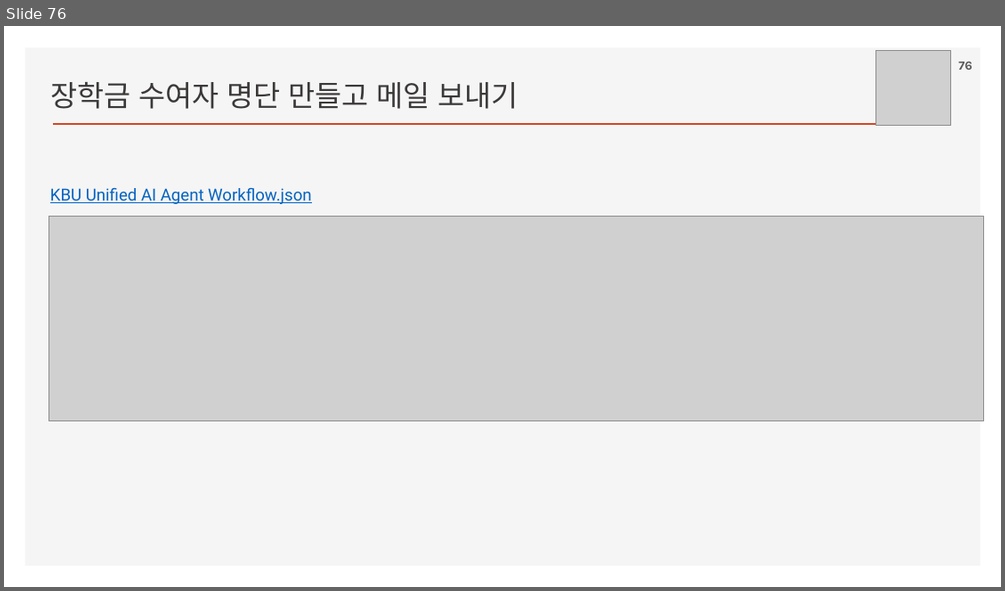
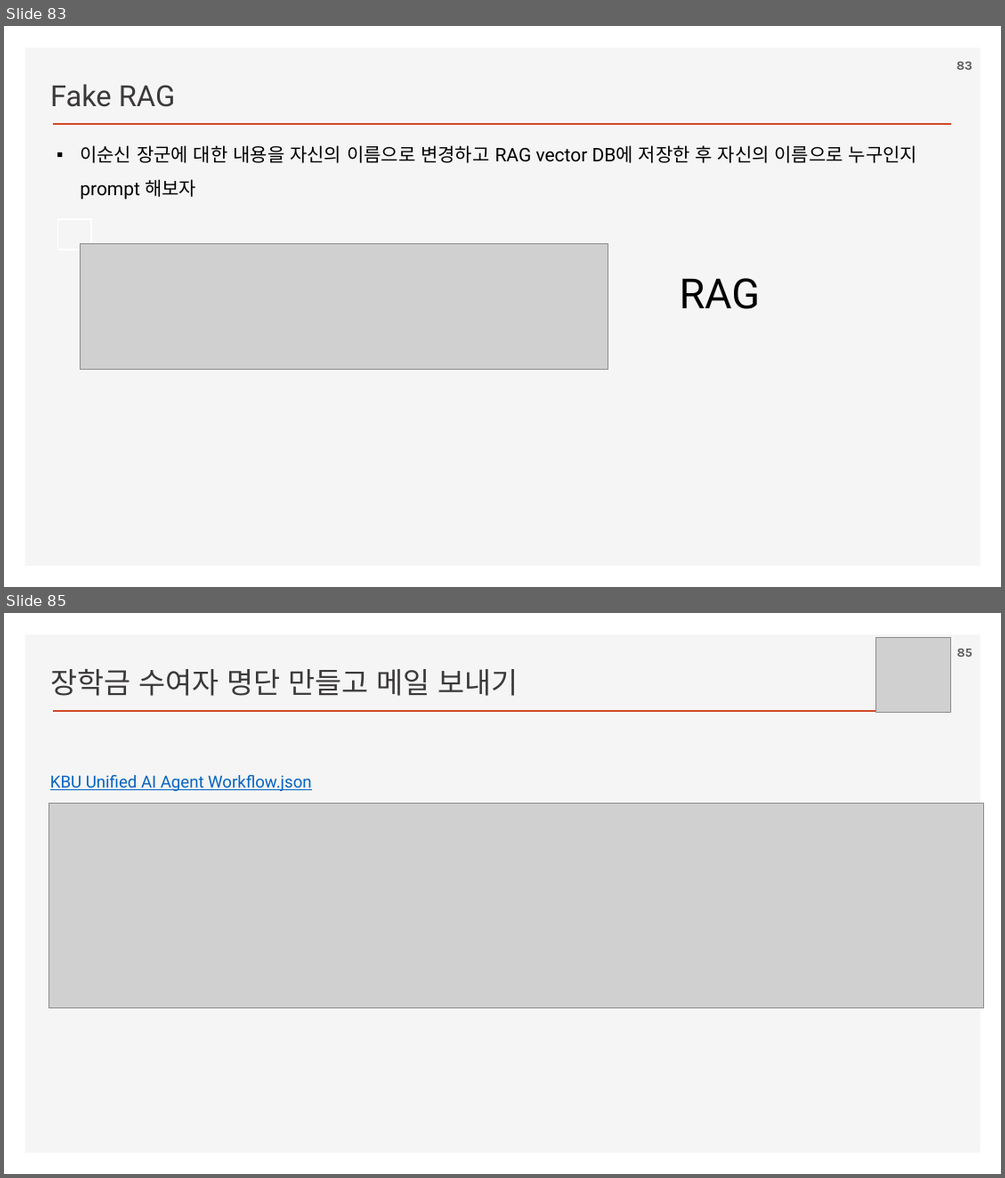
Before and after one commit to ancestor9/2026_Fall_AI-Workflow, a slide deck: PPTs/04_AI Workflow_n8n.pptx. Shown one above the other, each under a label of ours: slide 76 before the commit, slides 83 and 85 after it; the slides between them are not shown. The pictures are 1005x591 and 1005x1178 pixels, drawn with LibreOffice and Linux fonts; fonts in the diff are those of the drawing; grey boxes stand for pictures; background and template pictures are left out. Boxes give left, top, right and bottom in pixels: in the first picture for what was removed or moved away, otherwise in the second. Text is boxed around its words. In the diff, an @@ line names an element or a change of style, - is before the commit and + after.

```diff
--- a/PPTs/04_AI Workflow_n8n.pptx
+++ b/PPTs/04_AI Workflow_n8n.pptx
@@ slide 83 added at (4, 26, 1001, 587), background #FFFFFF; not listed: 2 template elements that a slide beside it also shows @@
@@ page number added at (956, 62, 972, 70), 12 pt, text #595959, bold @@
+83
@@ text added at (50, 84, 175, 107), 28 pt, text #3B3838 @@
+Fake RAG
@@ text added at (80, 145, 917, 200), 18 pt, text #000000 @@
+▪ 이순신 장군에 대한 내용을 자신의 이름으로 변경하고 RAG vector DB에 저장한 후 자신의 이름으로 누구인지 prompt 해보자
@@ rectangle added at (57, 220, 91, 249), outline #FFFFFF 1.5 pt @@
@@ picture added at (81, 244, 608, 370) @@
@@ text added at (680, 278, 760, 309), 40 pt, text #000000 @@
+RAG
@@ what was slide 76 is now slide 85 @@
@@ page number at (957, 649, 972, 657): text changed @@
-76
+85
```
Also in this commit, not shown: 5 slides changed, 8 other slides added.
